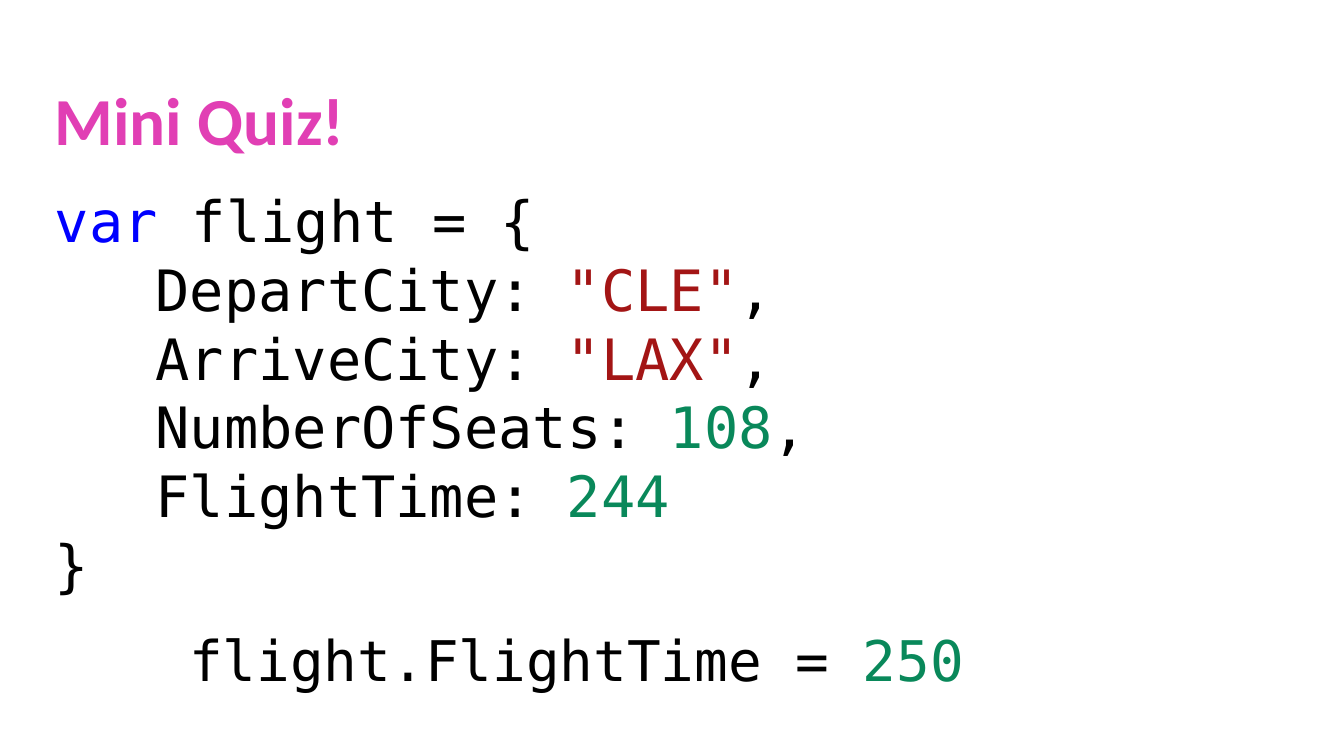
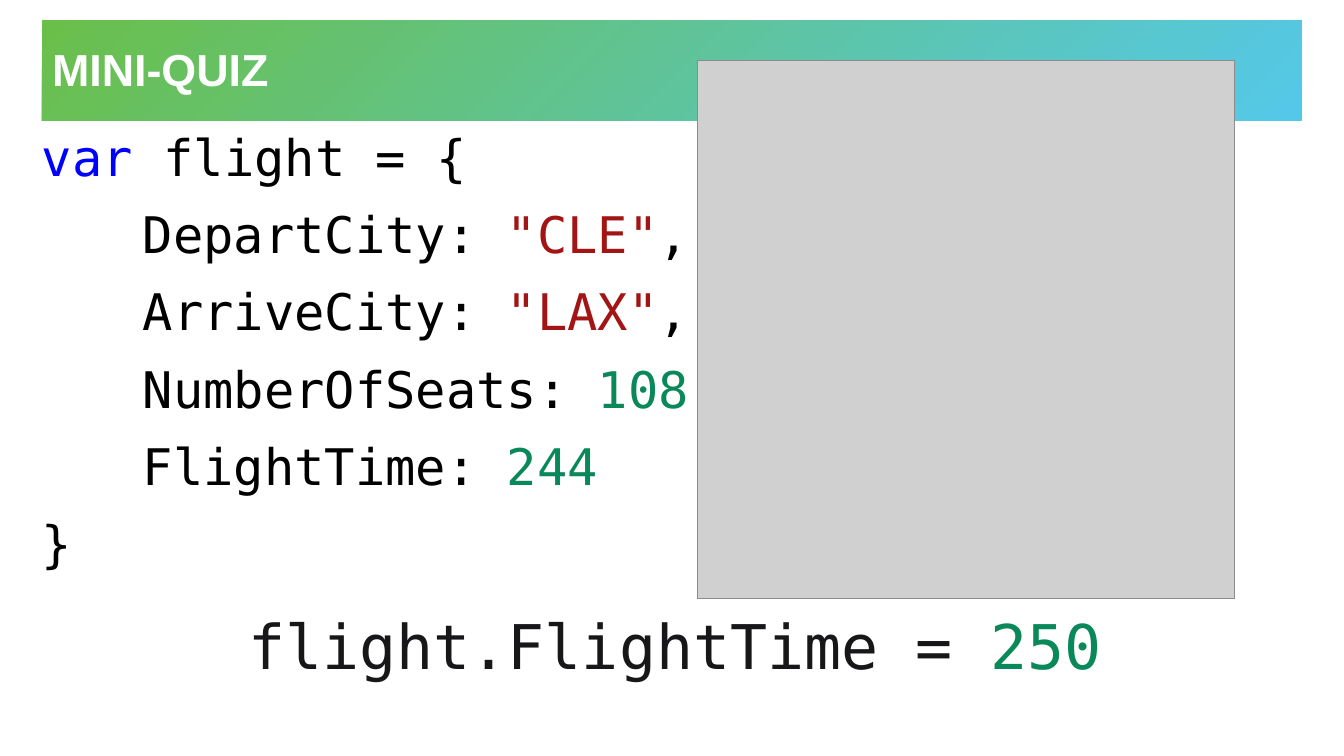
Before and after one commit to hytechclub/web-102, a slide deck: slide 12 of Week09/JavaScriptObjects.pptx. Drawn at 1344x756 pixels with LibreOffice and Linux fonts; fonts in the diff are those of the drawing; grey boxes stand for pictures; background and template pictures are left out. Boxes give left, top, right and bottom in pixels: in the first picture for what was removed or moved away, otherwise in the second. Text is boxed around its words. In the diff, an @@ line names an element or a change of style, - is before the commit and + after.

```diff
--- a/Week09/JavaScriptObjects.pptx
+++ b/Week09/JavaScriptObjects.pptx
@@ title "MINI-QUIZ": place and size @@
-title "MINI-QUIZ" at bbox=[55, 98, 345, 154]
+title "MINI-QUIZ" at bbox=[42, 20, 1303, 121]
@@ title "MINI-QUIZ" at bbox=[42, 20, 1303, 121]: vertical alignment top to middle; fill none to gradient #6ABF4B to #54C8E8 @@
@@ title at bbox=[52, 55, 268, 95]: text changed; size 48 to 32 pt; font Calibri to Arial; text colour #E13FB4 to #FFFFFF @@
-Mini Quiz!
+MINI-QUIZ
@@ picture added at bbox=[698, 60, 1235, 598] @@
@@ text "var flight = {": place and size @@
-text "var flight = {" at bbox=[55, 198, 807, 529]
+text "var flight = {" at bbox=[42, 137, 719, 496]
@@ text "var flight = {" at bbox=[42, 137, 719, 496]: size 40.7 to 36 pt; line spacing 0.8 to 1; more space between paragraphs @@
@@ text "flight.FlightTime = 250": place and size @@
-text "flight.FlightTime = 250" at bbox=[189, 638, 964, 693]
+text "flight.FlightTime = 250" at bbox=[248, 622, 1102, 682]
@@ text "flight.FlightTime = 250" at bbox=[248, 622, 1102, 682]: size 40 to 44 pt; text colour #000000 to #171719 in "flight.FlightTime ="; indent changed; more space between paragraphs @@
```
Also in this commit, not shown: 11 other slides changed, 2 slides added, 2 slides removed, 1 other file.
